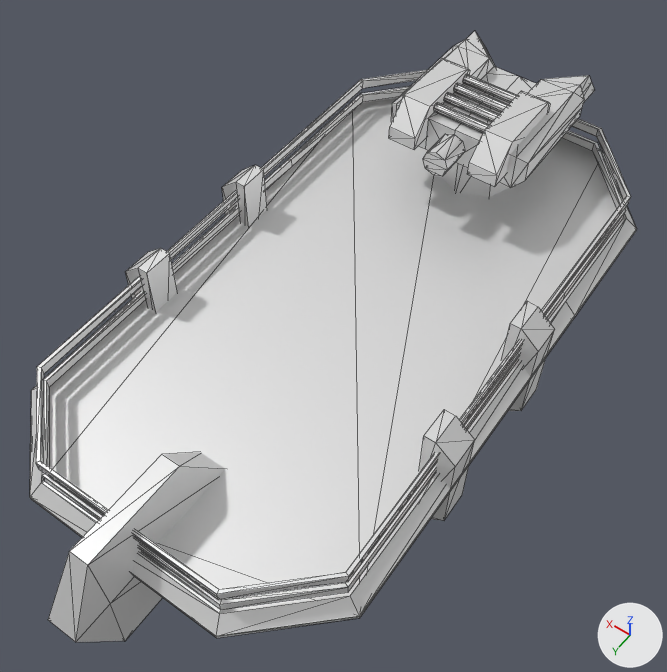
Two versions of the glTF model glb/armtrident.glb, one commit apart.
One viewpoint serves both versions: a 50 mm lens placed at (-37.7, 58.1, 85.4), pointed at (0.6, 4.5, 1.1). Lighting does not change. The marker at lower right points along +X, +Y and +Z. The first picture is the older version. Mesh edges are drawn as thin lines. Where no turn or scale is listed for an object, it has been applied to the vertices.

The scene before the commit, as lines of its bpy script (objects in view):
```python
me_base = bpy.data.meshes.new('base')
me_base.from_pydata(...)  # 383 vertices, 606 faces; spans x -21.5..20.7, y -38.3..47.7, z -20.1..8.4
me_base.materials.append(mat_s3o_default)  # white #e7e7e7
ob_base = bpy.data.objects.new('base', me_base)
ob_base.location = (0.0, 0.0, 4.0)
ob_nano1 = bpy.data.objects.new('nano1', None)
ob_nano1.parent = ob_base
ob_nano1.location = (-11.0, 29.0, 0.0)
ob_nano2 = bpy.data.objects.new('nano2', None)
ob_nano2.parent = ob_base
ob_nano2.location = (10.5, 29.0, 0.0)
# also in view: 'plunger' at (-0.3, -16.0, 14.3); 'turret' at (-0.3, -27.7, 15.1)
```
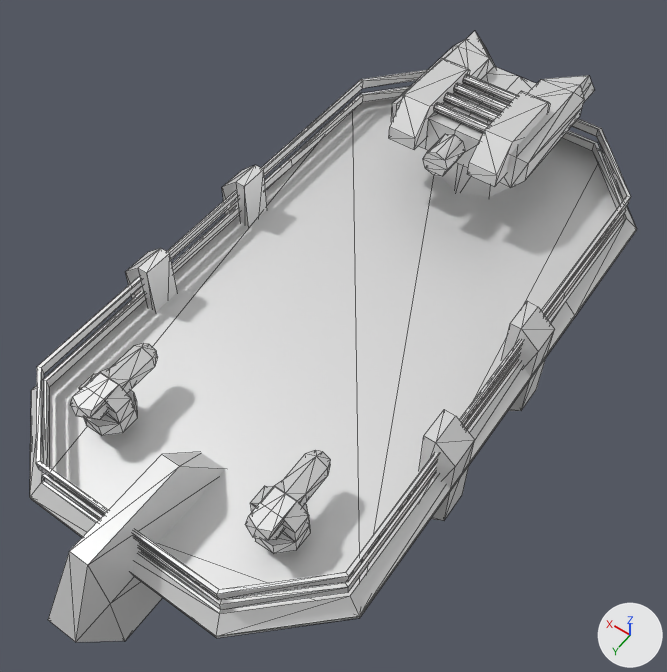
Location of each change, (x1, y1, x2, y2) in pixels of the pictures (667 x 672 px):
'nano1', now drawn: after (245, 450, 330, 554)
'nano2', now drawn: after (70, 343, 158, 436)

The change, as a diff of the scene's bpy script:
```diff
--- a/glb/armtrident.glb.py
+++ b/glb/armtrident.glb.py
@@ me_nano2 @@
+me_nano2.from_pydata(...)  # 58 vertices, 95 faces; spans x -2.54..2.53, y -6.37..3.99, z 2.89..7.86
+me_nano2.materials.append(mat_s3o_default)  # white #e7e7e7
@@ me_nano1 @@
+me_nano1.from_pydata(...)  # 58 vertices, 95 faces; spans x -2.64..2.43, y -6.37..3.99, z 2.89..7.86
+me_nano1.materials.append(mat_s3o_default)  # white #e7e7e7
@@ ob_nano1 @@
-ob_nano1 = bpy.data.objects.new('nano1', None)
+ob_nano1 = bpy.data.objects.new('nano1', me_nano1)
 ob_nano1.parent = ob_base
@@ ob_nano2 @@
-ob_nano2 = bpy.data.objects.new('nano2', None)
+ob_nano2 = bpy.data.objects.new('nano2', me_nano2)
 ob_nano2.parent = ob_base
```
